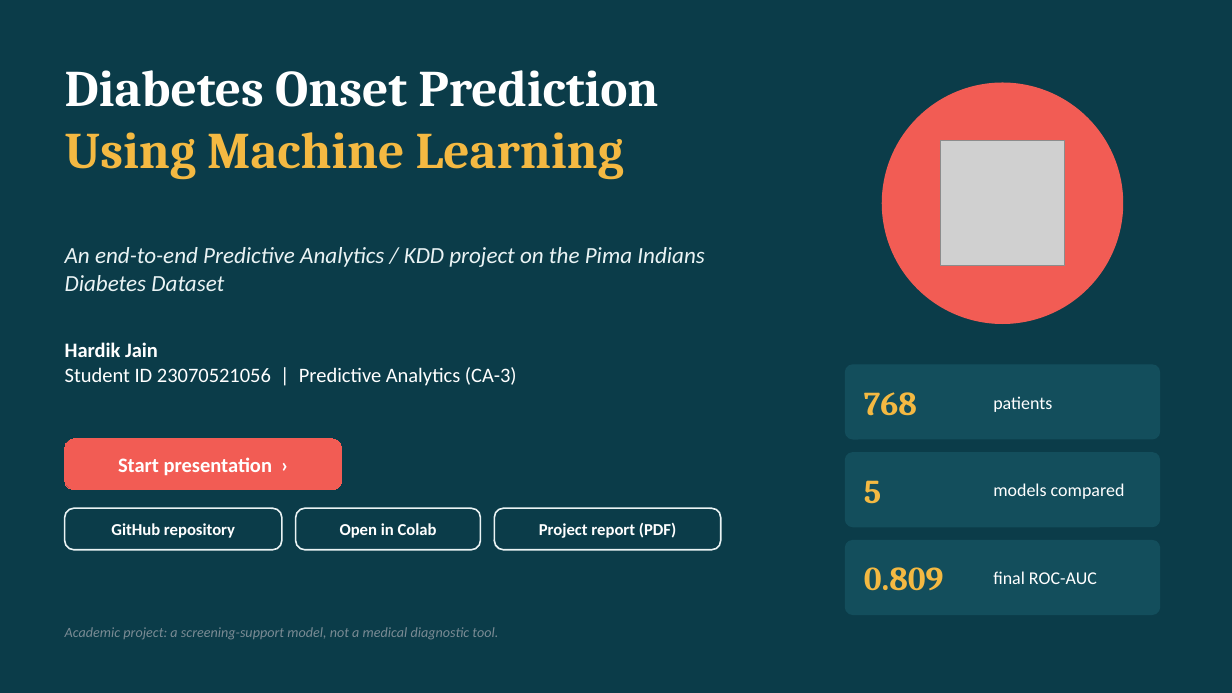
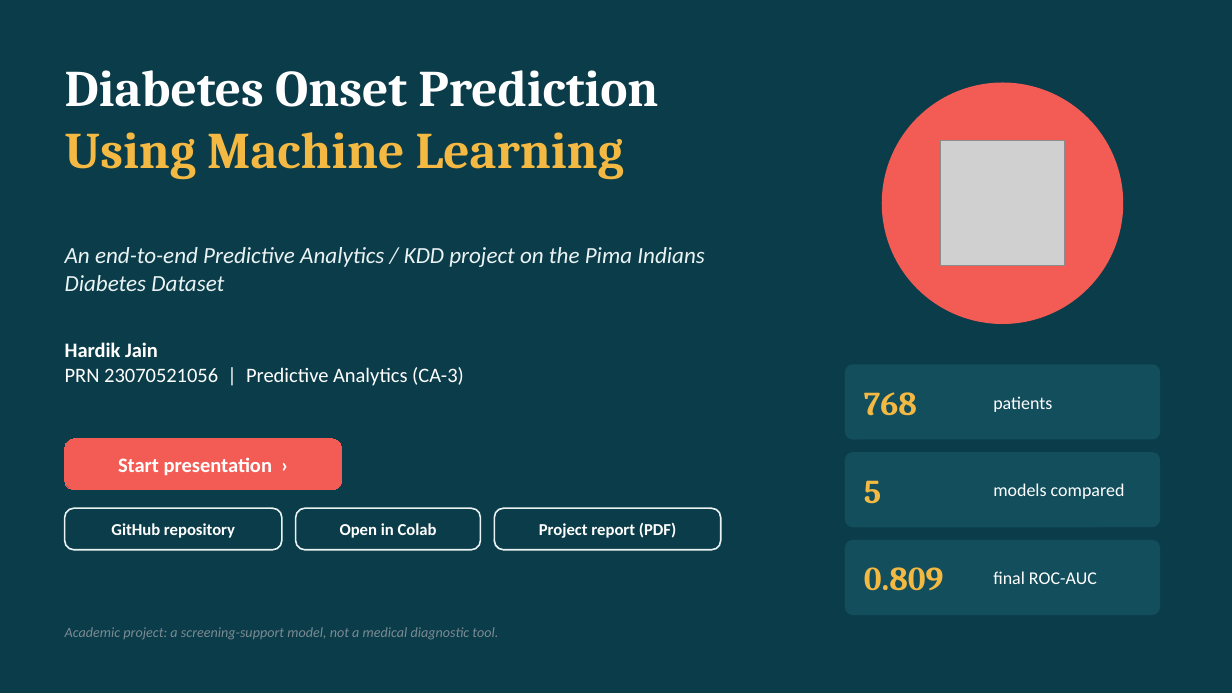
Before and after one commit to hardikjain2005/-Predictive-Analytics-CA-3-Diabetes-Onset-Prediction-Using-Machine-Learning, a slide deck: slide 1 of presentation/Diabetes_Onset_Prediction_Presentation.pptx. Drawn at 1232x693 pixels with LibreOffice and Linux fonts; fonts in the diff are those of the drawing; grey boxes stand for pictures. Boxes give left, top, right and bottom in pixels: in the first picture for what was removed or moved away, otherwise in the second. Text is boxed around its words. In the diff, an @@ line names an element or a change of style, - is before the commit and + after.

Commit message:
Presentation: show PRN instead of Student ID

```diff
--- a/presentation/Diabetes_Onset_Prediction_Presentation.pptx
+++ b/presentation/Diabetes_Onset_Prediction_Presentation.pptx
@@ text at bbox=[65, 367, 464, 386]: text changed @@
-Student ID 23070521056 | Predictive Analytics (CA-3)
+PRN 23070521056 | Predictive Analytics (CA-3)
```
Also in this commit, not shown: 20 other slides changed.
